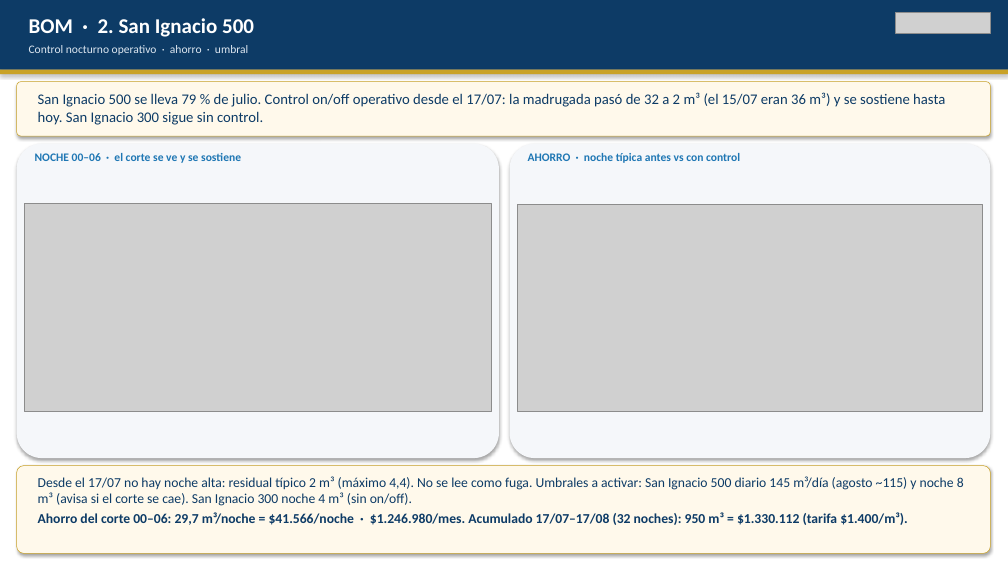
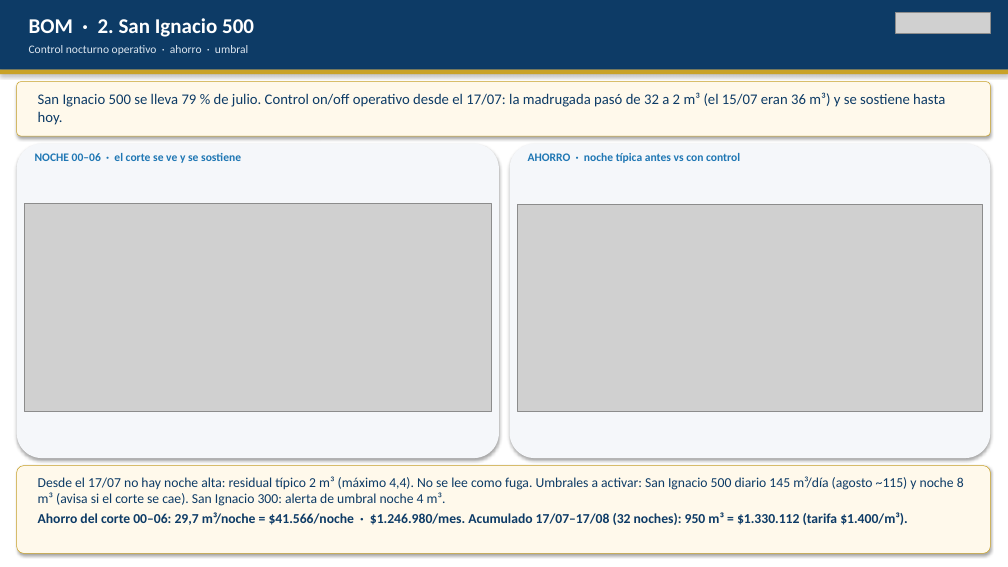
Before and after one commit to anibaloperacionesWes/wes-scripts, a slide deck: slide 9 of reports/Parque_Arauco/TMP_7MALLS/entrega_diego_anibal/Recorrido_ejecutivo_PA_MAE_20260817.pptx. Drawn at 1008x567 pixels with LibreOffice and Linux fonts; fonts in the diff are those of the drawing; grey boxes stand for pictures. Boxes give left, top, right and bottom in pixels: in the first picture for what was removed or moved away, otherwise in the second. Text is boxed around its words. In the diff, an @@ line names an element or a change of style, - is before the commit and + after.

```diff
--- a/reports/Parque_Arauco/TMP_7MALLS/entrega_diego_anibal/Recorrido_ejecutivo_PA_MAE_20260817.pptx
+++ b/reports/Parque_Arauco/TMP_7MALLS/entrega_diego_anibal/Recorrido_ejecutivo_PA_MAE_20260817.pptx
@@ text at [38,92,945,125]: text changed @@
-San Ignacio 500 se lleva 79 % de julio. Control on/off operativo desde el 17/07: la madrugada pasó de 32 a 2 m³ (el 15/07 eran 36 m³) y se sostiene hasta hoy. San Ignacio 300 sigue sin control.
+San Ignacio 500 se lleva 79 % de julio. Control on/off operativo desde el 17/07: la madrugada pasó de 32 a 2 m³ (el 15/07 eran 36 m³) y se sostiene hasta hoy.
@@ text at [38,476,964,506]: text changed @@
-Desde el 17/07 no hay noche alta: residual típico 2 m³ (máximo 4,4). No se lee como fuga. Umbrales a activar: San Ignacio 500 diario 145 m³/día (agosto ~115) y noche 8 m³ (avisa si el corte se cae). San Ignacio 300 noche 4 m³ (sin on/off).
+Desde el 17/07 no hay noche alta: residual típico 2 m³ (máximo 4,4). No se lee como fuga. Umbrales a activar: San Ignacio 500 diario 145 m³/día (agosto ~115) y noche 8 m³ (avisa si el corte se cae). San Ignacio 300: alerta de umbral noche 4 m³.
```
Also in this commit, not shown: 2 other files.
